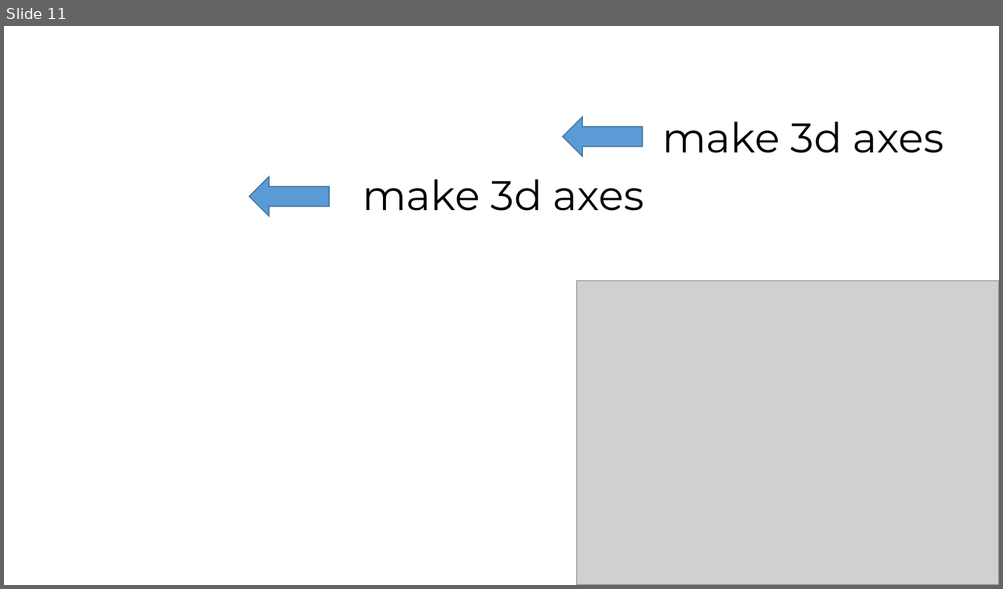
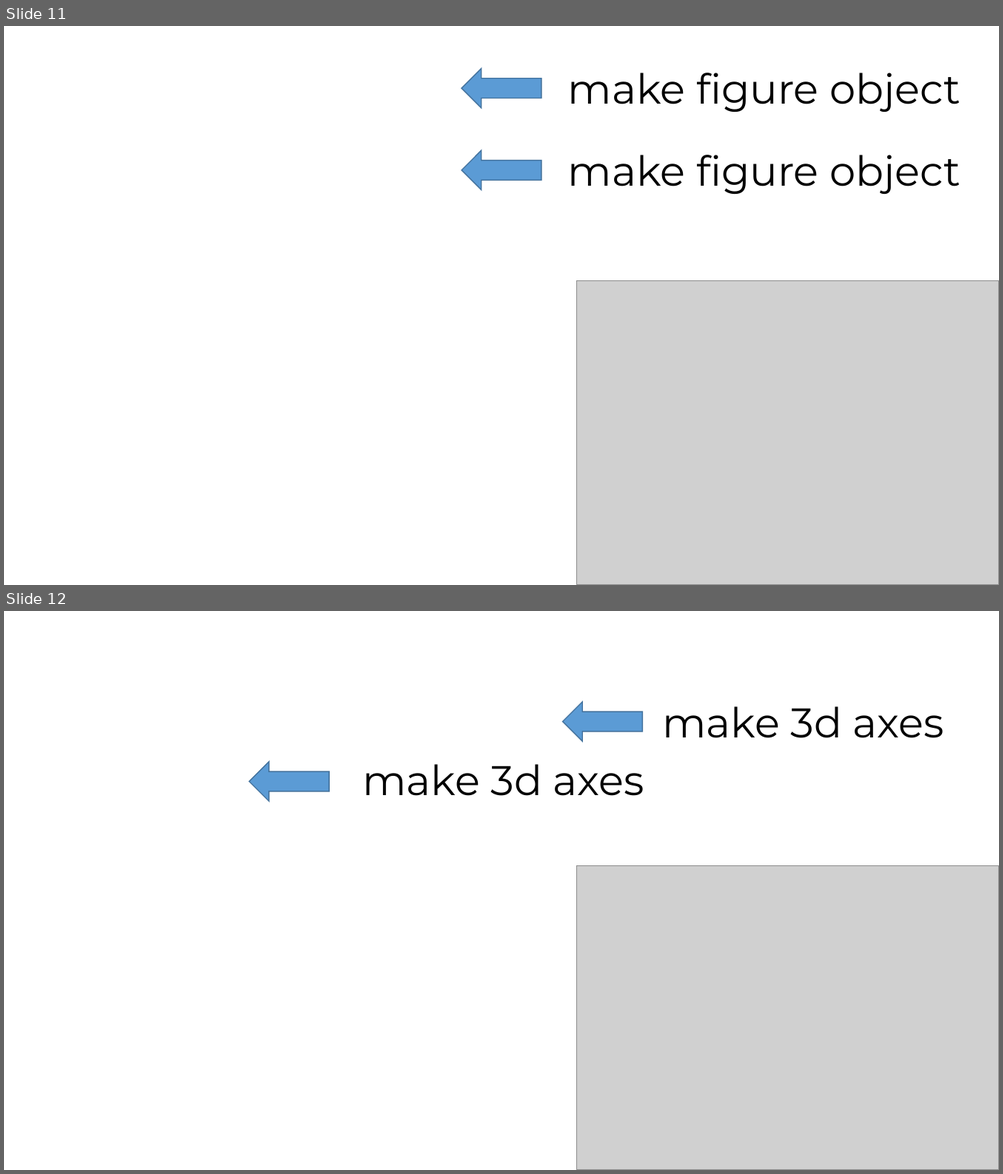
Before and after one commit to whitmas/numpy, a slide deck: 2차원 표준정규분포 확률밀도함수 그리기.pptx. Shown one above the other, each under a label of ours: slide 11 before the commit, slides 11 and 12 after it. The pictures are 1003x589 and 1003x1174 pixels, drawn with LibreOffice and Linux fonts; fonts in the diff are those of the drawing; grey boxes stand for pictures; background and template pictures are left out. Boxes give left, top, right and bottom in pixels: in the first picture for what was removed or moved away, otherwise in the second. Text is boxed around its words. In the diff, an @@ line names an element or a change of style, - is before the commit and + after.

```diff
--- a/2차원 표준정규분포 확률밀도함수 그리기.pptx
+++ b/2차원 표준정규분포 확률밀도함수 그리기.pptx
@@ slide 11 added at bbox=[4, 26, 999, 585], background picture (left out) @@
@@ right arrow added at bbox=[461, 68, 541, 108], fill #5B9BD5, outline #43739E 1 pt @@
@@ text added at bbox=[568, 73, 960, 112], 40 pt, text #000000 @@
+make figure object
@@ right arrow added at bbox=[461, 150, 541, 190], fill #5B9BD5, outline #43739E 1 pt @@
@@ text added at bbox=[568, 155, 960, 194], 40 pt, text #000000 @@
+make figure object
@@ picture added at bbox=[577, 281, 999, 585] @@
@@ what was slide 11 is now slide 12 @@
```
Also in this commit, not shown: 1 other slide added.
